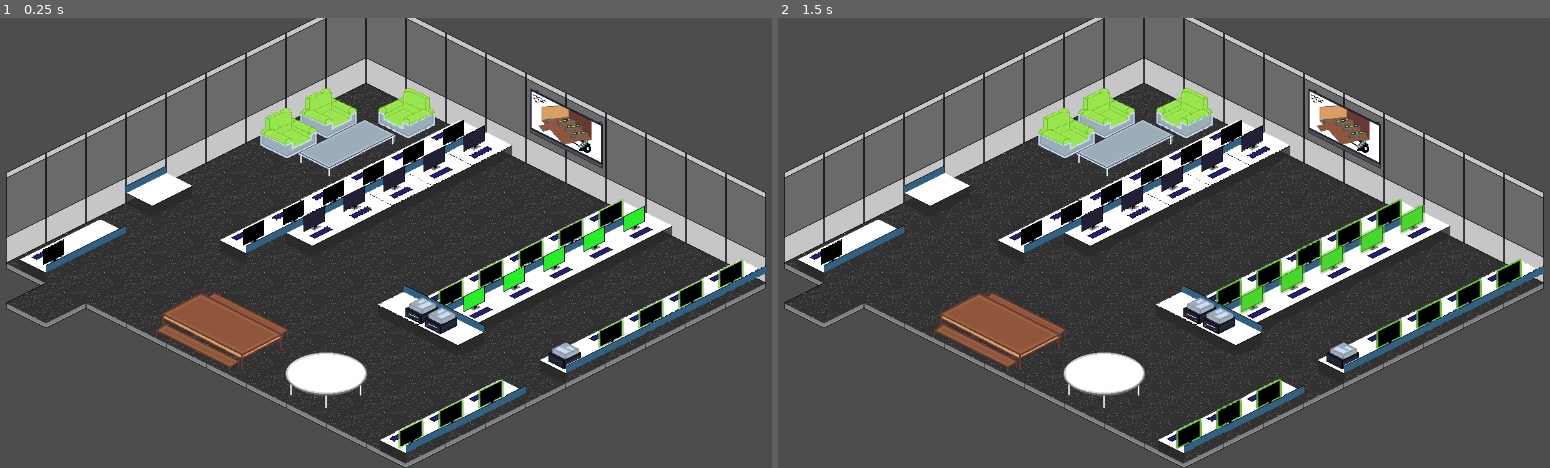
Above: before the commit, frames 1-2 (left to right).
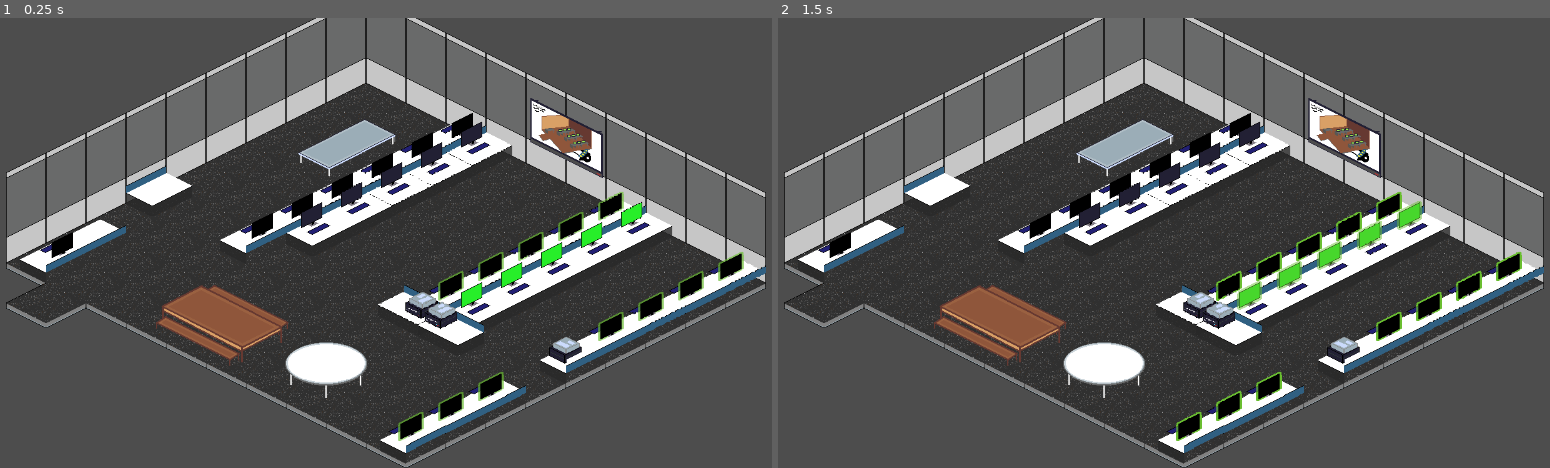
Above: after the commit, the same moments.

Repository: ocf/labmap2
Game: Godot game, scene res://floor_map.tscn
Same seed, same stepped clock (60 frames per second), same inputs: the game is played once before the commit and once after it.
Inputs:
- Up to frame 1 (0.25 s): no input
- Up to frame 2 (1.5 s): tap Enter at 0.5 s; tap Space at 1.25 s

The runs differ from the first frame. In frame 1, 9.0% of the frame differs, in the area x 4-97%, y 15-96%; in frame 2, 9.2%.

Commit message:
feat: added sample data and device population features

Diff:
--- a/frontend/device_class.gd
+++ b/frontend/device_class.gd
@@ -6,12 +6,14 @@
 var coordinates: Vector2i
 var atlas_coordinates: Vector2i
 var status: String
+var logged_in: String
 var user: String
 
 # Constructor for the TileDesktop object
-func _init(name: String, coordinates: Vector2i, atlas_coordinates: Vector2i, status: String, user: String):
+func _init(name: String, coordinates: Vector2i, atlas_coordinates: Vector2i, status: String, logged_in: String, user: String):
 	self.name = name
 	self.coordinates = coordinates
 	self.atlas_coordinates = atlas_coordinates
 	self.status = status
+	self.logged_in = logged_in
 	self.user = user
--- a/frontend/floor_map.tscn
+++ b/frontend/floor_map.tscn
@@ -33,22 +33,22 @@
 0:1/0 = 0
 0:1/0/texture_origin = Vector2i(11, 19)
 1:1/0 = 0
-1:1/0/texture_origin = Vector2i(16, 32)
+1:1/0/texture_origin = Vector2i(20, 38)
 1:1/0/z_index = 2
 2:1/animation_columns = 1
 2:1/animation_frame_0/duration = 1.0
 2:1/animation_frame_1/duration = 1.0
 2:1/0 = 0
-2:1/0/texture_origin = Vector2i(16, 32)
+2:1/0/texture_origin = Vector2i(20, 38)
 2:1/0/z_index = 2
 3:1/0 = 0
-3:1/0/texture_origin = Vector2i(-1, 14)
+3:1/0/texture_origin = Vector2i(-15, 25)
 3:1/0/z_index = 2
 4:1/animation_columns = 1
 4:1/animation_frame_0/duration = 1.0
 4:1/animation_frame_1/duration = 1.0
 4:1/0 = 0
-4:1/0/texture_origin = Vector2i(-8, 12)
+4:1/0/texture_origin = Vector2i(-8, 24)
 4:1/0/z_index = 2
 0:2/0 = 0
 0:2/0/texture_origin = Vector2i(-8, 20)
@@ -56,7 +56,7 @@
 0:3/0 = 0
 0:3/0/z_index = 3
 5:2/0 = 0
-5:2/0/texture_origin = Vector2i(-40, 12)
+5:2/0/texture_origin = Vector2i(-40, 20)
 5:2/0/z_index = 4
 5:1/0 = 0
 5:1/0/texture_origin = Vector2i(-8, 29)
@@ -64,16 +64,15 @@
 3:0/0 = 0
 4:0/0 = 0
 6:1/0 = 0
-6:1/0/texture_origin = Vector2i(3, 10)
+6:1/0/texture_origin = Vector2i(2, 20)
 6:1/0/z_index = 4
 5:0/size_in_atlas = Vector2i(2, 1)
 5:0/0 = 0
 7:0/size_in_atlas = Vector2i(2, 2)
 7:0/0 = 0
-7:0/0/texture_origin = Vector2i(38, -12)
+7:0/0/texture_origin = Vector2i(38, 0)
 9:0/size_in_atlas = Vector2i(2, 2)
 9:0/0 = 0
-9:0/0/texture_origin = Vector2i(0, -16)
 7:2/size_in_atlas = Vector2i(2, 2)
 7:2/0 = 0
 7:2/0/texture_origin = Vector2i(-32, 32)
@@ -83,7 +82,13 @@
 10:2/0/texture_origin = Vector2i(0, 16)
 9:3/size_in_atlas = Vector2i(2, 2)
 9:3/0 = 0
-9:3/0/texture_origin = Vector2i(0, 55)
+9:3/0/texture_origin = Vector2i(0, 40)
+0:4/size_in_atlas = Vector2i(2, 2)
+0:4/0 = 0
+7:6/0 = 0
+7:6/0/texture_origin = Vector2i(0, 20)
+8:6/0 = 0
+8:6/0/texture_origin = Vector2i(0, 20)
 
 [sub_resource type="TileSet" id="TileSet_ssnwc"]
 tile_shape = 1
@@ -124,7 +129,7 @@
 
 [node name="Tables" type="TileMapLayer" parent="."]
 y_sort_enabled = true
-tile_map_data = PackedByteArray("AAAAAAEAAgAAAAAAAAAAAAAAAgA …(536 unchanged characters)… +/wMAAgAJAAAAAAD+//n/AgAHAAIAAAD///f/AgAJAAIAAAD+//f/AgAKAAIAAAD+//j/AgAKAAIAAAA=")
+tile_map_data = PackedByteArray("AAAAAAEAAgAAAAAAAAAAAAAAAgA …(536 unchanged characters)… +/wMAAgAJAAAAAAD+//n/AgAHAAIAAAD///f/AgAHAAYAAAD+//f/AgAIAAYAAAD+//j/AgAIAAYAAAA=")
 tile_set = SubResource("TileSet_ssnwc")
 
 [node name="Devices" type="TileMapLayer" parent="."]
--- a/frontend/project.godot
+++ b/frontend/project.godot
@@ -19,6 +19,7 @@
 
 window/size/viewport_width=1280
 window/size/viewport_height=720
+window/stretch/mode="viewport"
 
 [rendering]
 
--- /dev/null
+++ b/frontend/sample_data.json
@@ -0,0 +1,16 @@
+{
+	"desktops": [
+		{
+			"name": "Blight",
+			"status": "online",
+			"logged_in": "yes",
+			"user": "kinn"
+		},
+		{
+			"name": "Drought",
+			"status": "offline",
+			"logged_in": "unknown",
+			"user": "none"
+		}
+	]
+}
--- a/frontend/scripts/devices.gd
+++ b/frontend/scripts/devices.gd
@@ -2,16 +2,25 @@
 
 const Device = preload("res://device_class.gd")
 const NamesDictionary = "res://name_dictionary.json"
+const SampleData = "res://sample_data.json"
 
 var device_coordinates = {}
+var sample_data = {}
 
-var devices = populate_desktops()
+var devices = populate_blank_desktops()
 
 func _ready():
 	device_coordinates = convert_keys_to_vector2i(load_json_file(NamesDictionary))
+	sample_data = load_json_file(SampleData)
 	assign_names_to_desktops(devices)
+	populate_devices(sample_data)
+
 	for device in devices:
-		print(get_device_info(device))
+		if device.user != "No User":
+			print(get_device_info(device))
+
+func _process(delta):
+	pass
 
 func assign_names_to_desktops(devices: Array):
 	# Called by ready()
@@ -24,12 +33,12 @@
 func get_status_from_atlas(atlas_coords: Vector2i) -> String:
 	# Called by populate_desktops(), get_all_tile_coordinates()
 	if atlas_coords in [Vector2i(2,1), Vector2i(4,1)]:
-		return "On"
+		return "online"
 	elif atlas_coords in [Vector2i(1,1), Vector2i(3,1)]:
-		return "Off"
-	return "Unknown"
+		return "offline"
+	return "unknown"
 
-func populate_desktops() -> Array:
+func populate_blank_desktops() -> Array:
 	# Called by ready()
 	var desktops = []
 	var tile_coords = get_used_cells()
@@ -37,10 +46,32 @@
 	for coord in tile_coords:
 		var atlas_coords = get_cell_atlas_coords(Vector2i(coord))
 		var status = get_status_from_atlas(atlas_coords)
-		var desktop = Device.new("Default", coord, atlas_coords, status, "Guest")
+		var desktop = Device.new("Default", coord, atlas_coords, status, "No logged_in status", "No User")
 		desktops.append(desktop)
 
 	return desktops
+
+func populate_devices(data: Dictionary):
+	# Get the 'desktops' array from the JSON
+	var desktops_array = data.get("desktops", [])
+
+	for desktop_data in desktops_array:
+		var json_name = desktop_data.get("name", "")
+		var matched_device = find_device_by_name(json_name)
+
+		# If a matching device is found, update its properties
+		if matched_device != null:
+			matched_device.status = desktop_data.get("status", "")
+			matched_device.logged_in = desktop_data.get("logged_in", "")
+			matched_device.user = desktop_data.get("user", "")
+		else:
+			print("No matching device found for name: ", json_name)
+
+func find_device_by_name(name: String) -> Device:
+	for device in devices:
+		if device.name == name:
+			return device
+	return null
 
 func get_all_tile_coordinates():
 	# Called by populate_desktops()
@@ -48,15 +79,19 @@
 
 	for coord in tile_coordinates:
 		if get_cell_atlas_coords(Vector2i(coord)) in [Vector2i(4, 1), Vector2i(2, 1)]:
-			print("Tile at: ", coord, ", Status: On")
+			print("Tile at: ", coord, ", Status: online")
 		else:
-			print("Tile at: ", coord, ", Status: Off")
+			print("Tile at: ", coord, ", Status: offline")
 
 	return tile_coordinates
 
 func get_device_info(device: Device):
 	# Called by ready()
 	return [device.name, device.status, device.user, device.coordinates, device.atlas_coordinates]
+
+#
+# -- FILE PARSING AND DATA CONVERSION BELOW
+#
 
 func load_json_file(filePath: String):
 	# Called by ready()
Not shown, changed: backend/logged_in_users_exporter.sh
